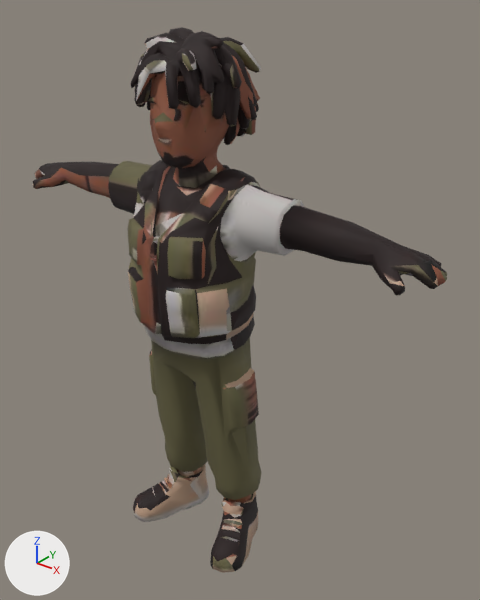
One commit to the glTF model dist/models/people/utility-vest.glb: the scene before it, then after it.
The view is the same before and after, from a 50 mm camera at (1.021, -1.112, 1.46) aimed at (0.068, 0.079, 0.721). Arrows for +X, +Y and +Z are at lower left; the lights stay in place. The first picture is the older version. Where no turn or scale is listed for an object, it has been applied to the vertices. Vertices at exactly the same position are counted once.

Names of what the first picture shows: 'char1.001'.
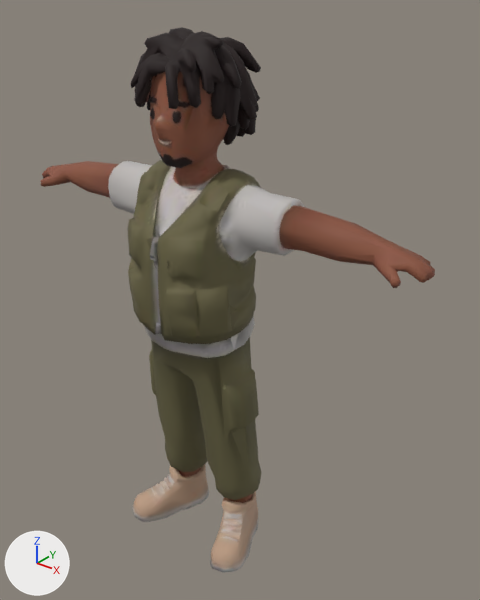
The newer file is also rescaled (x0.991) as a whole; pictures and numbers use the older file's frame.

What differs and where, as boxes (x1, y1, x2, y2) in the pictures (480 x 600 px; the box of a moved part takes in the faces that stretch with it):
'char1.001', reshaped
    before: (33, 27, 447, 573)
    after: (40, 27, 435, 573)
part 1 of me_char1_003, moved or reshaped
    before: (33, 38, 200, 206)
    after: (40, 38, 200, 206)
part 2 of me_char1_003, moved or reshaped
    before: (267, 192, 447, 295)
    after: (267, 192, 435, 288)
part 3 of me_char1_003, moved or reshaped
    both: (170, 467, 181, 477)
part 4 of me_char1_003, surface changed
    before: (35, 35, 447, 573)
    after: (42, 35, 435, 573)

The change, as a diff of the scene's bpy script:
```diff
--- a/dist/models/people/utility-vest.glb.py
+++ b/dist/models/people/utility-vest.glb.py
@@ me_char1_003 @@
 # used by ob_char1_001; location = (0.0, 0.0, 0.0)
-me_char1_003.from_pydata(...)  # 2239 vertices, 4500 faces; spans x -0.617..0.616, y -0.161..0.16, z 0.0..1.36
+me_char1_003.from_pydata(...)  # 2239 vertices, 4500 faces; spans x -0.589..0.591, y -0.161..0.16, z 0.0..1.36
+# me_char1_003 part 1: 39 vertices moved from x -0.617..-0.32, y -0.052..0.069, z 0.927..0.999 to x -0.589..-0.319, y -0.038..0.06, z 0.931..1.0; 51 vertices removed from x -0.615..0.056, y -0.08..0.094, z 0.929..1.335; 53 vertices added at x -0.587..0.056, y -0.08..0.1, z 0.92..1.338
+# me_char1_003 part 2: 40 vertices moved from x 0.386..0.616, y -0.053..0.057, z 0.935..1.009 to x 0.388..0.591, y -0.04..0.061, z 0.94..1.008; 49 vertices removed from x 0.258..0.598, y -0.064..0.069, z 0.926..1.027; 43 vertices added at x 0.249..0.579, y -0.049..0.069, z 0.932..1.027
+# me_char1_003 part 3: 2 vertices removed from x -0.18..-0.093, y -0.091..-0.013, z 0.006..0.135; 4 vertices added at x -0.178..-0.094, y -0.096..-0.008, z 0.004..0.135
+# me_char1_003 part 4: 2430 kept faces spanning x -0.58..0.591, y -0.161..0.16, z 0.0..1.36 get new texture (UV) coordinates
+# other edits to the shape of me_char1_003 do not show in these pictures
 me_char1_003.materials.append(mat_material_1_003)
```
